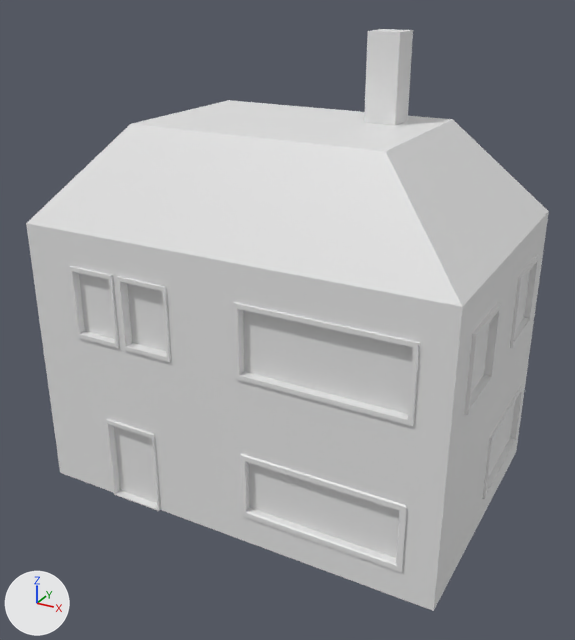
Before and after pictures for a commit that changed the Blender file SpieleProgSoSe2017/Assets/Meshes/TerrainObjects/blend/Hut_Basic.blend.
Both versions are drawn from a 50 mm lens placed at (12.4, -22.9, 17.4), pointed at (0.2, -0.7, 6.3). Lighting does not change. The marker at lower left points along +X, +Y and +Z.
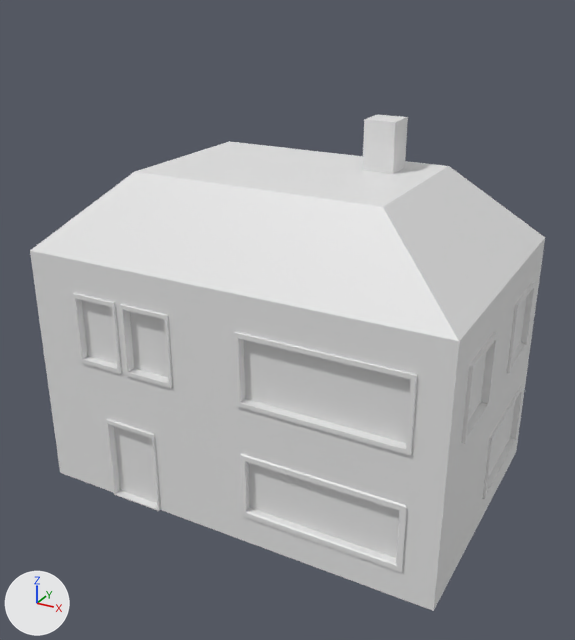
What differs and where, as boxes (x1, y1, x2, y2) in the pictures (575 x 640 px; the box of a moved part takes in the faces that stretch with it):
'Cube', reshaped (15% shorter): before (26, 29, 549, 611); after (30, 115, 545, 611)
part 1 of me_cube_001, moved or reshaped: before (364, 29, 413, 126); after (362, 115, 408, 174)
part 2 of me_cube_001, moved or reshaped: before (27, 100, 549, 307); after (30, 141, 545, 341)
part 3 of me_cube_001, moved or reshaped: before (26, 212, 549, 611); after (30, 238, 545, 611)

What the commit changed:
me_cube_001 has 213 vertices, 206 faces and spans x -3.03..3.07, y -2.01..1.98, z -1.0..5.39.
me_cube_001 is used by ob_cube; location (0.0, 0.0, 2.46); scale (2.45, 2.45, 2.45).
me_cube_001 part 1: all 4 vertices in x 0.86..1.29, y 0.36..0.8, z 5.39 are moved by (0.0, 0.0, -1.08).
me_cube_001 part 2: all 8 vertices in x -1.74..1.79, y -1.16..1.16, z 4.27 are moved by (0.0, 0.0, -0.62).
me_cube_001 part 3: all 136 vertices in x -3.03..3.07, y -2.01..1.98, z 0.99..2.98 are moved by (0.0, 0.0, -0.38).
